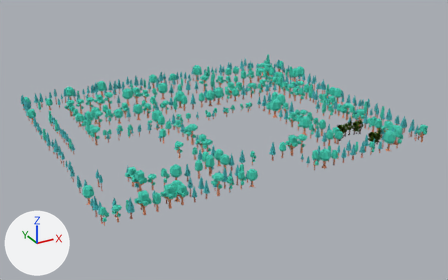
Renders of the glTF model assets/models/ov-trees.glb from each side of a commit.
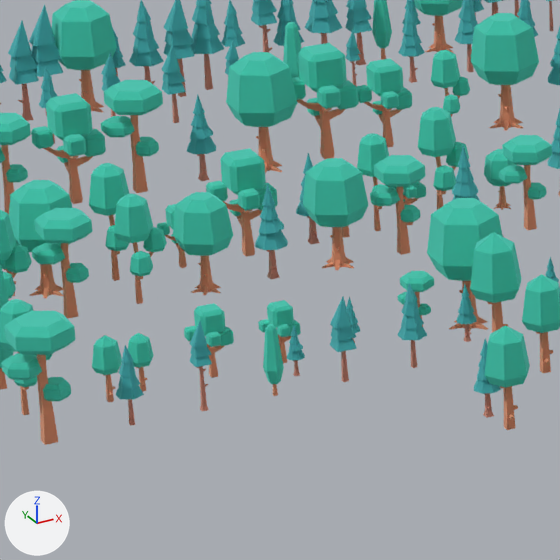
The first picture shows the older version from a 50 mm lens placed at (-205.0, -393.0, 183.0), pointed at (6.0, -9.0, -10.0). The close-ups show the older and then the newer version on the part from 20% to 38% of the width and 29% to 58% of the height of that picture. Only the edits that show in the close-ups are written down. The axes (+X, +Y, +Z) are drawn at lower left. The lights are the same throughout.

Objects in the first close-up: 'Tree_045_tree_detailed', 'Tree_046_tree_plateau', 'Tree_048_tree_oak', 'Tree_049_tree_detailed', 'Tree_052_tree_oak', 'Tree_084_tree_plateau', 'Tree_160_tree_pineTallB_detailed', 'Tree_161_tree_tall', 'Tree_162_tree_pineTallA', 'Tree_163_tree_pineTallC', 'Tree_172_tree_oak', 'Tree_244_tree_oak', 'Tree_246_tree_oak', 'Tree_266_tree_detailed', 'Tree_290_tree_default', 'Tree_291_tree_oak', 'Tree_460_tree_pineDefaultB' and 65 more.
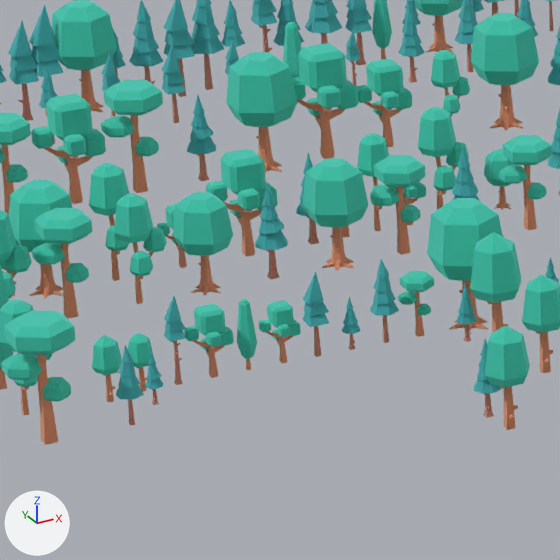
Where the change shows, as pixel boxes (x1, y1, x2, y2) in the close-ups (560 x 560 px):
```json
{"object": "Tree_162_tree_pineTallA", "change": "moved", "before": [330, 297, 357, 382], "after": [303, 272, 329, 357]}
{"object": "Tree_163_tree_pineTallC", "change": "moved", "before": [398, 283, 427, 368], "after": [370, 259, 399, 343]}
{"object": "Tree_161_tree_tall", "change": "moved", "before": [263, 324, 284, 396], "after": [237, 299, 257, 370]}
{"object": "Tree_160_tree_pineTallB_detailed", "change": "moved", "before": [190, 321, 212, 411], "after": [164, 296, 186, 385]}
{"object": "Tree_460_tree_pineDefaultB", "change": "moved", "before": [287, 324, 305, 376], "after": [145, 352, 163, 405]}
```

Scene script edits in JSON lines:
```json
{"op": "set", "path": "ob_tree_160_tree_pinetallb_detailed.location", "old": "(-72.0, 8.0, 0.0)", "new": "(-72.0, 16.0, 0.0)"}
{"op": "set", "path": "ob_tree_161_tree_tall.location", "old": "(-64.0, 8.0, 0.0)", "new": "(-64.0, 16.0, 0.0)"}
{"op": "set", "path": "ob_tree_162_tree_pinetalla.location", "old": "(-56.0, 8.0, 0.0)", "new": "(-56.0, 16.0, 0.0)"}
{"op": "set", "path": "ob_tree_163_tree_pinetallc.location", "old": "(-48.0, 8.0, 0.0)", "new": "(-48.0, 16.0, 0.0)"}
{"op": "set", "path": "ob_tree_460_tree_pinedefaultb.location", "old": "(-60.0, 12.0, 0.0)", "new": "(-76.0, 12.0, 0.0)"}
```
